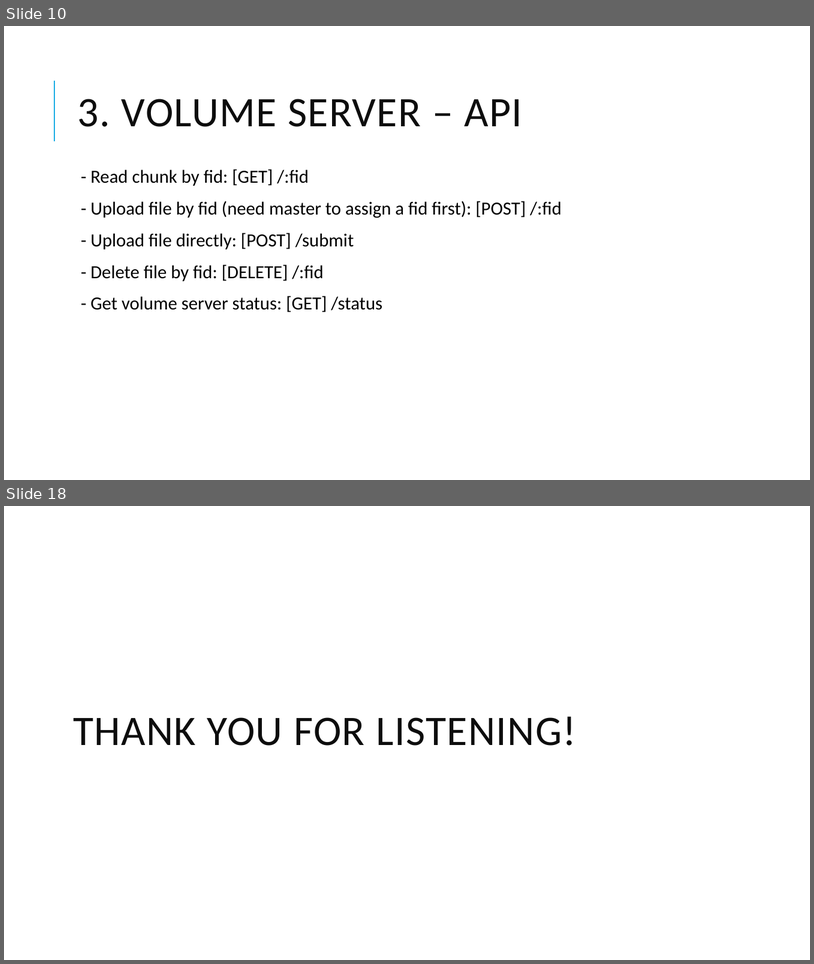
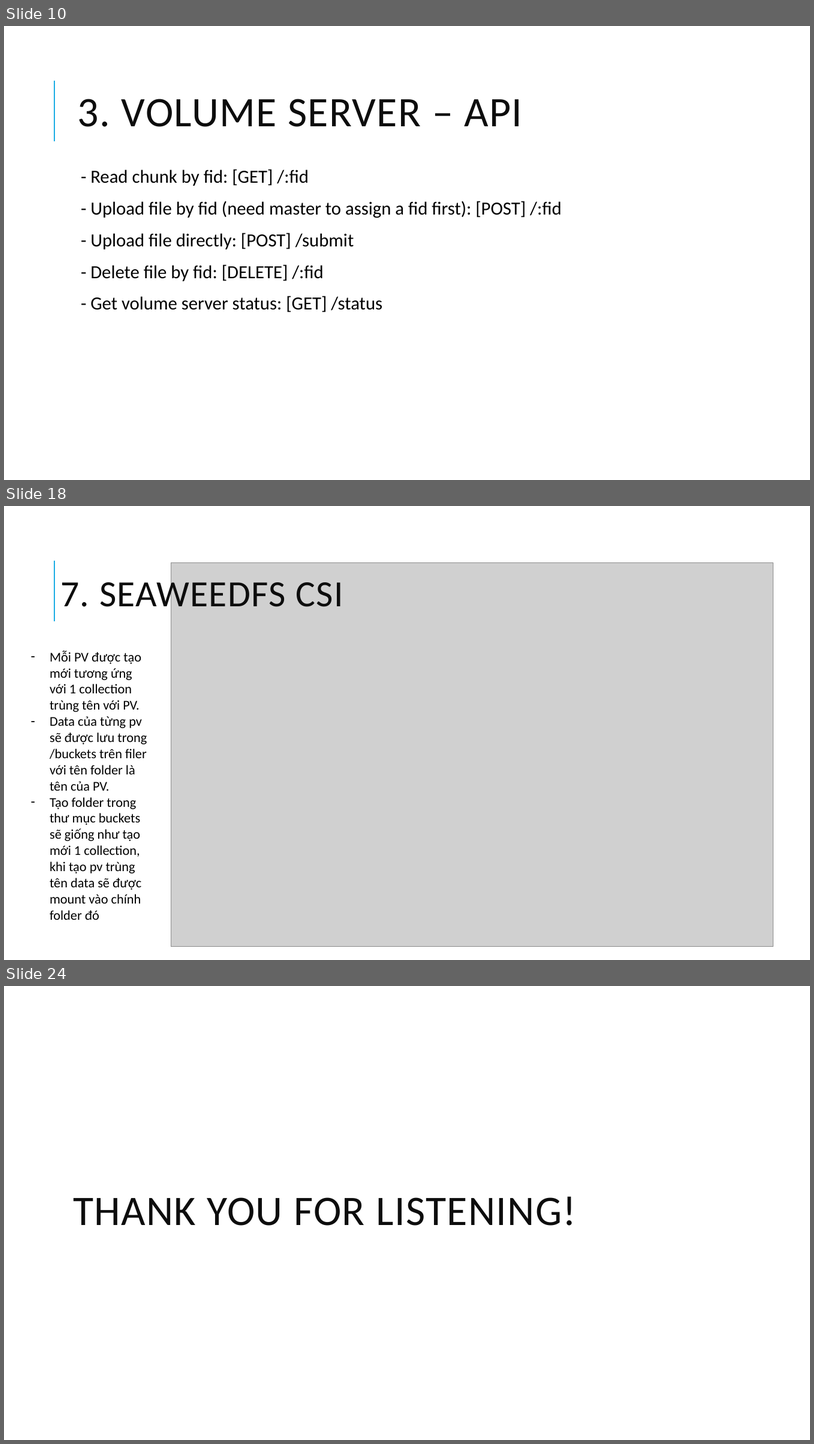
Before and after one commit to chi-org/seaweedfs-test, a slide deck: SeaweedFS_2.pptx. Shown one above the other, each under a label of ours: slides 10 and 18 before the commit, slides 10, 18 and 24 after it; the slides between them are not shown. The pictures are 814x964 and 814x1444 pixels, drawn with LibreOffice and Linux fonts; fonts in the diff are those of the drawing; grey boxes stand for pictures. Boxes give left, top, right and bottom in pixels: in the first picture for what was removed or moved away, otherwise in the second. Text is boxed around its words. In the diff, an @@ line names an element or a change of style, - is before the commit and + after.

```diff
--- a/SeaweedFS_2.pptx
+++ b/SeaweedFS_2.pptx
@@ slide 18 added at <box>4,506,810,960</box>, background #FFFFFF; not listed: 1 template element that a slide beside it also shows @@
@@ title added at <box>60,575,343,615</box>, 44 pt, text #0D0D0D @@
+7. SEAWEEDFS CSI
@@ picture added at <box>171,563,774,946</box> @@
@@ text added at <box>50,651,147,919</box>, 16 pt, text #000000 @@
+– Mỗi PV được tạo mới tương ứng với 1 collection trùng tên với PV.
+– Data của từng pv sẽ được lưu trong /buckets trên filer với tên folder là tên của PV.
+– Tạo folder trong thư mục buckets sẽ giống như tạo mới 1 collection, khi tạo pv trùng tên data sẽ được mount vào chính folder đó
@@ what was slide 18 is now slide 24 @@
```
Also in this commit, not shown: 6 slides changed, 8 other slides added, 3 slides removed, 1 other file.
